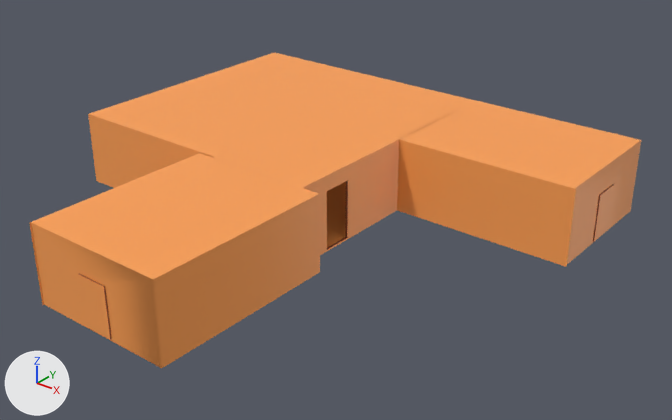
Two versions of the FBX model Assets/Scenes/Home.fbx, one commit apart.
Before and after are seen from a camera (50 mm lens) standing at (14.69, -16.63, 8.01) and looking at (3.93, -3.17, -0.33). The axes (+X, +Y, +Z) are drawn at lower left. The lights are the same throughout. Where no turn or scale is listed for an object, it has been applied to the vertices. Vertices at the same position are counted once.
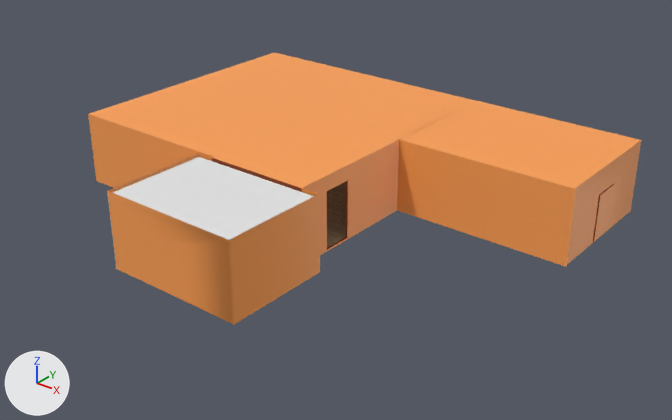
What differs and where, as boxes [x1, y1, x2, y2] in the pictures (672 x 420 px):
```json
{"object": "Cube.001", "change": "reshaped", "before": [29, 53, 641, 368], "after": [88, 53, 641, 324], "on screen": "10% narrower, 14% shorter"}
{"part": 1, "of": "me_cube_011", "change": "cut back", "before": [29, 153, 320, 368], "after": [107, 153, 320, 324]}
{"part": 2, "of": "me_cube_011", "change": "recoloured", "before": [327, 182, 346, 248], "after": [327, 182, 346, 248]}
{"part": 3, "of": "me_cube_011", "change": "recoloured", "after": [114, 193, 314, 240]}
```

Edits to the scene script, one JSON object a line:
```json
{"op": "add", "block": "img_dub_vostochnyy_bezhevyy_d_4982_16248_83831_jpg", "code": ["img_dub_vostochnyy_bezhevyy_d_4982_16248_83831_jpg = load_image('dub-vostochnyy-bezhevyy-d-4982-16248-83831.jpg', '_unpacked/dub-vostochnyy-bezhevyy-d-4982-16248-83831.jpg', 1600, 900, 'sRGB')"]}
{"op": "add", "block": "img_i__3__png", "code": ["img_i__3__png = load_image('i-_3_.png', '_unpacked/i-_3_.png', 1200, 800, 'sRGB')"]}
{"op": "add", "block": "mat_pol_001", "code": ["mat_pol_001 = principled_material('pol.001')", "mat_pol_001.texture = img_dub_vostochnyy_bezhevyy_d_4982_16248_83831_jpg"]}
{"op": "add", "block": "mat_material_014", "code": ["mat_material_014 = principled_material('Material.014')", "mat_material_014.texture = img_i__3__png"]}
{"op": "add", "block": "mat_material_013", "code": ["mat_material_013 = principled_material('Material.013')", "mat_material_013.base_color = (0.8, 0.8, 0.8)  # white #e7e7e7"]}
{"block": "me_cube_011", "where": "# used by ob_cube_001; location = (3.16, -1.58, 0.0)"}
{"op": "remove", "block": "me_cube_011", "code": "me_cube_011.from_pydata(...)  # 543 vertices, 416 faces; spans x -5.18..5.17, y -7.15..3.15, z -0.82..0.82"}
{"op": "add", "block": "me_cube_011", "code": "me_cube_011.from_pydata(...)  # 537 vertices, 408 faces; spans x -5.18..5.17, y -5.47..3.15, z -0.82..0.82"}
{"block": "me_cube_011", "change": "me_cube_011 part 1"}
{"block": "me_cube_011", "change": "13 vertices are removed from x -1.54..0.35, y -7.15..-7.12, z -0.82..0.82"}
{"block": "me_cube_011", "change": "12 faces are deleted"}
{"block": "me_cube_011", "change": "6 vertices in x -1.48..1.6, y -7.12..-7.06, z -0.82..0.82 move by (0.0, 1.65, 0.0)"}
{"block": "me_cube_011", "change": "2 vertices move from x -1.54, y -7.15, z -0.82..0.82 to x -1.54, y -5.47, z -0.82..0.82"}
{"block": "me_cube_011", "change": "7 vertices are added at x -1.54..0.35, y -5.47, z -0.82..0.82"}
{"block": "me_cube_011", "change": "1 new face joins them, mat_material_013 (white #e7e7e7)"}
{"block": "me_cube_011", "change": "3 new faces join them, mat_koridor (orange #ffa153)"}
{"block": "me_cube_011", "change": "me_cube_011 part 2: 1 face spanning x -1.12..1.12, y -3.0..3.0, z -0.79 switches from mat_koridor (orange #ffa153) to mat_pol_001 (picture img_dub_vostochnyy_bezhevyy_d_4982_16248_83831_jpg)"}
{"block": "me_cube_011", "change": "me_cube_011 part 3: 4 faces spanning x -1.48..1.53, y -5.41..-3.21, z -0.79..0.79 switch from mat_material_008 (grey #8a8a8a) to mat_material_014 (picture img_i__3__png)"}
{"op": "add", "block": "me_cube_011", "code": "me_cube_011.materials.append(mat_material_013)  # white #e7e7e7"}
{"op": "add", "block": "me_cube_011", "code": "me_cube_011.materials.append(mat_pol_001)  # picture img_dub_vostochnyy_bezhevyy_d_4982_16248_83831_jpg"}
```
